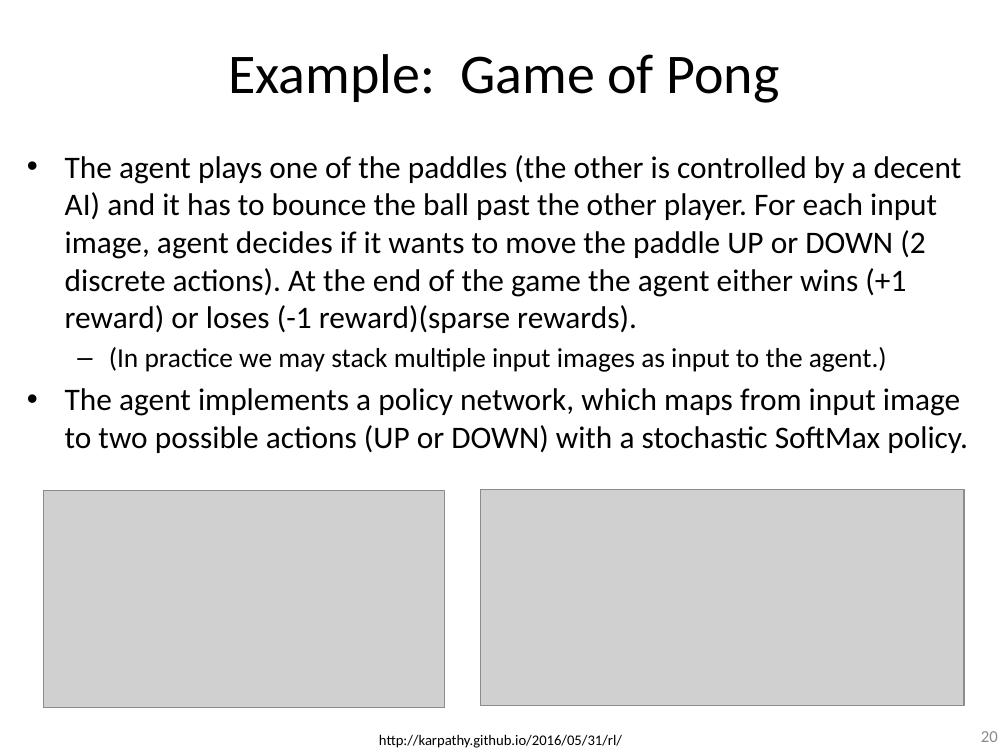
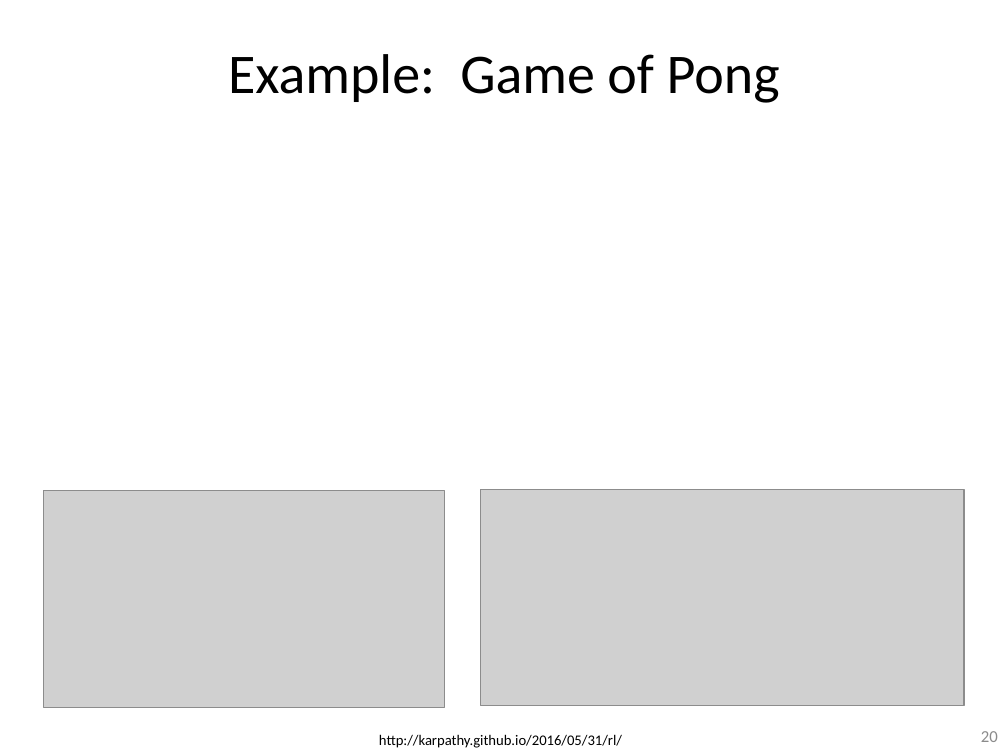
Before and after one commit to guzonghua/saav, a slide deck: slide 20 of PPTs/L7.3 Policy-based RL.pptx. Drawn at 1008x756 pixels with LibreOffice and Linux fonts; fonts in the diff are those of the drawing; grey boxes stand for pictures. Boxes give left, top, right and bottom in pixels: in the first picture for what was removed or moved away, otherwise in the second. Text is boxed around its words. In the diff, an @@ line names an element or a change of style, - is before the commit and + after.

```diff
--- a/PPTs/L7.3 Policy-based RL.pptx
+++ b/PPTs/L7.3 Policy-based RL.pptx
@@ text removed at [65, 155, 968, 453] @@
-• The agent plays one of the paddles (the other is controlled by a decent AI) and it has to bounce the ball past the other player. For each input image, agent decides if it wants to move the paddle UP or DOWN (2 discrete actions). At the end of the game the agent either wins (+1 reward) or loses (-1 reward)(sparse rewards).
-  – (In practice we may stack multiple input images as input to the agent.)
-• The agent implements a policy network, which maps from input image to two possible actions (UP or DOWN) with a stochastic SoftMax policy.
```
Also in this commit, not shown: 1 other slide changed, 5 other files.
